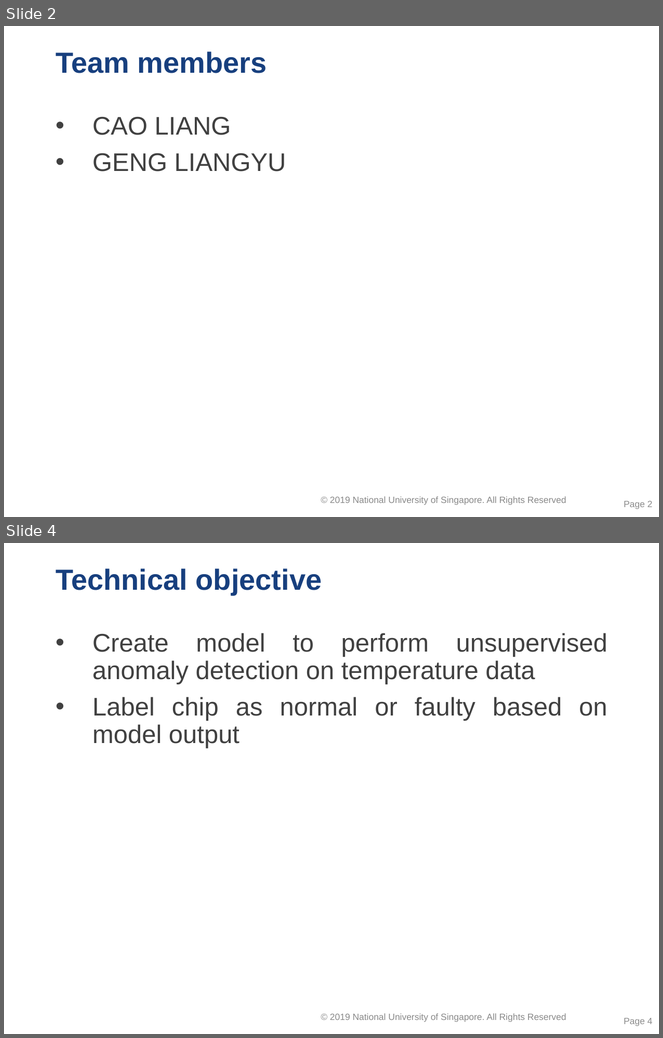
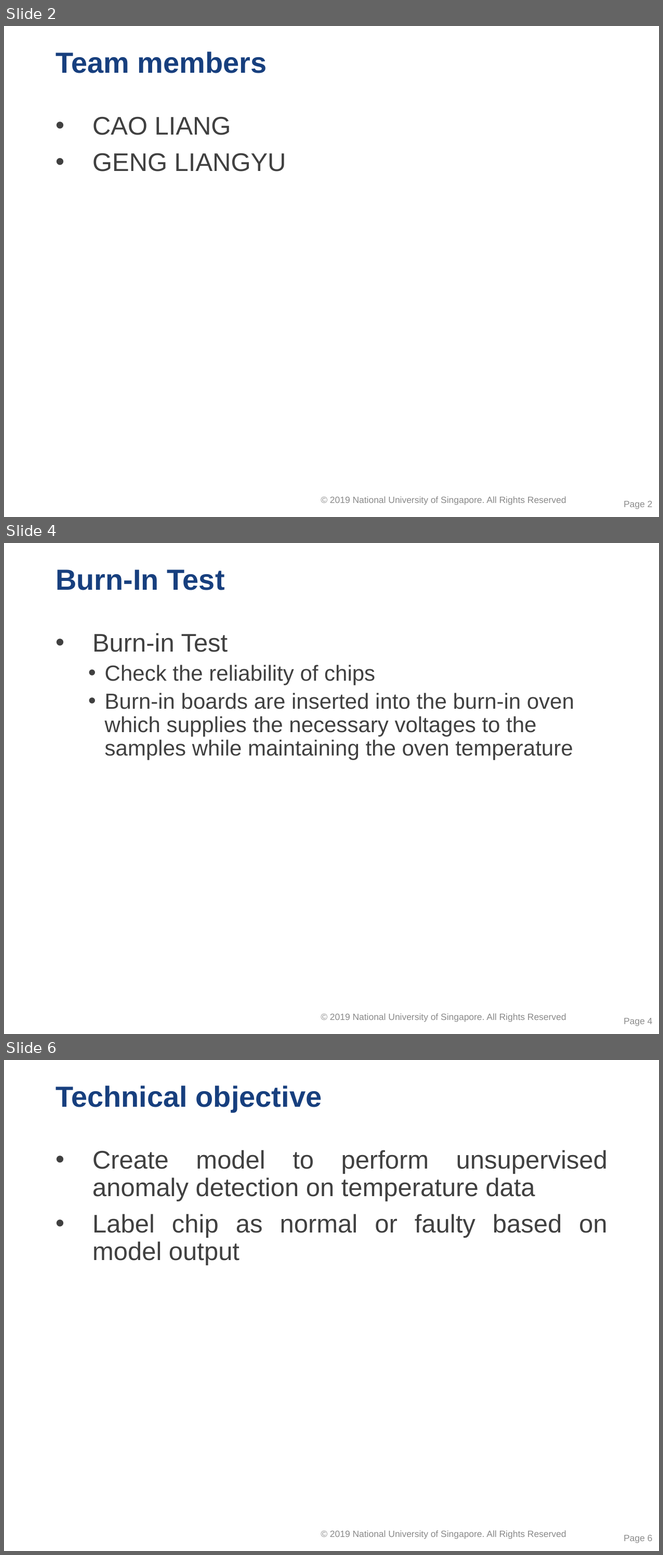
Before and after one commit to caoliang/ISSM-CA3, a slide deck: day4 Group CA proposal (GC) v 1.0.pptx. Shown one above the other, each under a label of ours: slides 2 and 4 before the commit, slides 2, 4 and 6 after it; the slides between them are not shown. The pictures are 663x1038 and 663x1555 pixels, drawn with LibreOffice and Linux fonts; fonts in the diff are those of the drawing; background and template pictures are left out. Boxes give left, top, right and bottom in pixels: in the first picture for what was removed or moved away, otherwise in the second. Text is boxed around its words. In the diff, an @@ line names an element or a change of style, - is before the commit and + after.

Commit message:
Add dataset testing with DFW, and burn-in board images; Add burn-in test introduction;

```diff
--- a/day4 Group CA proposal (GC) v 1.0.pptx
+++ b/day4 Group CA proposal (GC) v 1.0.pptx
@@ slide 4 added at <box>4,543,659,1034</box>, background #FFFFFF; not listed: 1 template element that a slide beside it also shows @@
@@ title added at <box>55,570,225,590</box>, 32 pt, text #173F7E, bold @@
+Burn-In Test
@@ text added at <box>92,633,574,760</box>, 24 pt, text #404040 @@
+• Burn-in Test
+  • Check the reliability of chips
+  • Burn-in boards are inserted into the burn-in oven which supplies the necessary voltages to the samples while maintaining the oven temperature
@@ page number added at <box>624,1018,653,1027</box>, 10 pt, text #8C8C8C @@
+Page 4
@@ what was slide 4 is now slide 6 @@
@@ page number at <box>624,1535,653,1544</box>: text changed @@
-Page 4
+Page 6
```
Also in this commit, not shown: 4 slides changed, 2 other slides added, 1 other file.
